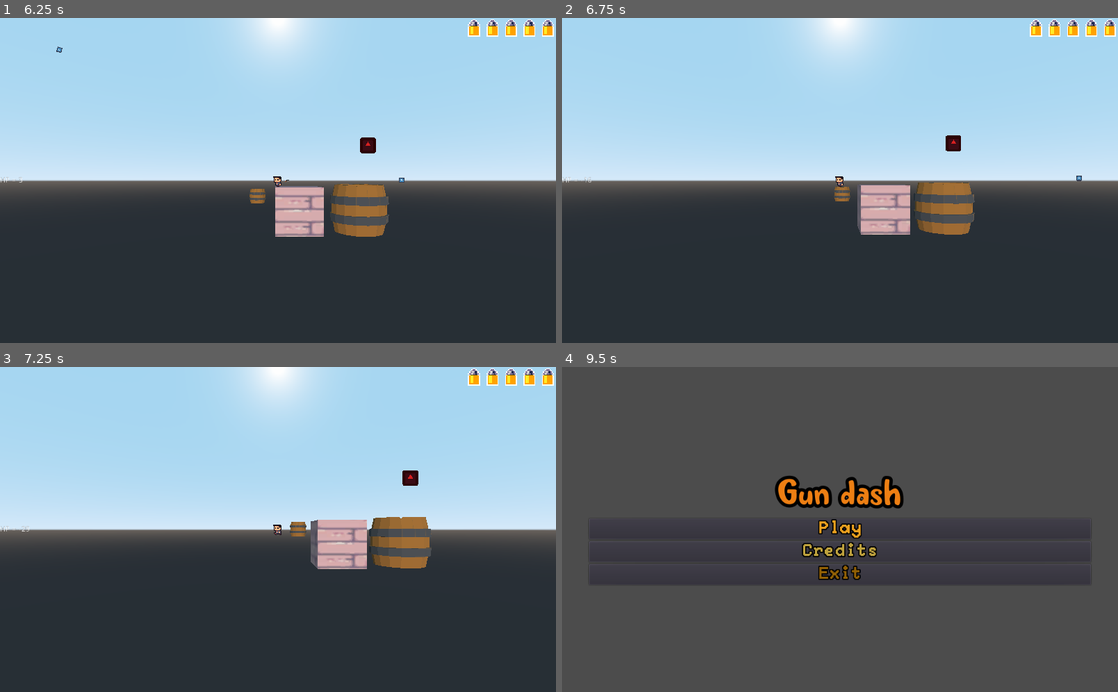
Above: before the commit, frames 1-4 (two rows, left to right).
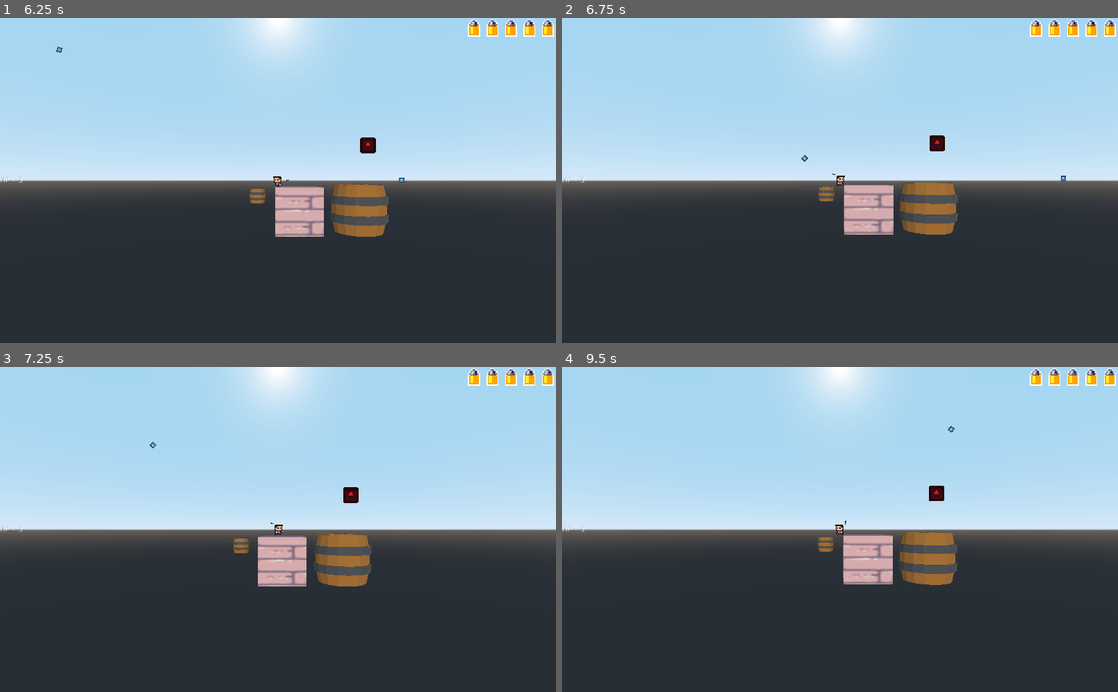
Above: after the commit, the same moments.

Repository: malva28/gun_dash_game
Game: Godot game, scene res://scenes/ui/main_menu.tscn
The game is run twice, just before and just after one commit, with the same random seed, the same clock (stepped at 60 frames per second) and the same inputs. The engine's default icon, where the game draws it, is replaced by a stand-in: a white triangle on a blue panel in a dark square.
Inputs (mouse positions are in pixels of both pictures, inside the frame that each line leads up to):
- Up to frame 1 (6.25 s): click "Play" at 0.5 s; move the mouse to (400, 164) at 1.27 s; hold D (move_right) 1.28-2.03 s; click (400, 164) at 1.35 s; tap Space (jump) at 1.52, 2.27, 3.77, 4.52, 5.27 s; move the mouse to (166, 196) at 2.02 s; hold A (move_left) 2.03-2.78 s; click (166, 196) at 2.1 s; move the mouse to (333, 109) at 2.77 s; hold D (move_right) 2.78-4.28 s; click (333, 109) at 2.85 s; move the mouse to (250, 245) at 3.52 s; click (250, 245) at 3.6 s; move the mouse to (444, 229) at 4.27 s; hold A (move_left) from 4.28 s (still down); click (444, 229) at 4.35 s; move the mouse to (111, 131) at 5.02 s; click (111, 131) at 5.1 s; move the mouse to (305, 180) at 5.77 s; click (305, 180) at 5.85 s
- Up to frame 2 (6.75 s): move the mouse to (756, 99) at 6.52 s; release A (move_left) at 6.53 s; hold D (move_right) from 6.53 s (still down); click (756, 99) at 6.6 s
- Up to frame 3 (7.25 s): keep holding D (move_right); tap Space (jump) at 6.77 s
- Up to frame 4 (9.5 s): move the mouse to (962, 513) at 7.27 s; click (962, 513) at 7.35 s; tap Space (jump) at 7.52, 8.27 s; move the mouse to (728, 545) at 8.02 s; click (728, 545) at 8.1 s; move the mouse to (895, 458) at 8.77 s; release D (move_right) at 8.78 s; hold A (move_left) from 8.78 s (still down); click (895, 458) at 8.85 s

Frame 1 is identical in both runs. In frame 2, 2.5% of the frame differs, in the area x 3-94%, y 36-67%; in frame 3, 5.2%; in frame 4, 88%, in the area x 0-100%, y 0-100%.
Error before the commit: Attempt to call function 'queue_free' in base 'null instance' on a null instance. (res://scenes/main_chara.gd:159)

Commit message:
not working spikes!!

Diff:
--- a/scenes/main_chara.gd
+++ b/scenes/main_chara.gd
@@ -85,12 +85,14 @@
 
 
 	### SI CAE EN UN SPIKE POR ENCIMA RECIBE DAÑO
-	for i in get_slide_count():
-		var collision_info = get_slide_collision(i)
-		if collision_info.collider.has_method("get_collision_layer"):
-			var layer = collision_info.collider.get_collision_layer()
-			if layer == 33 and collision_info.normal.y > 0:
-				take_damage()
+#	for i in get_slide_count():
+#		var collision_info = get_slide_collision(i)
+#		if collision_info.collider.has_method("get_collision_layer"):
+#			var layer = collision_info.collider.get_collision_layer()
+#			if layer == 33 and collision_info.normal.y > 0:
+#				print(layer)
+#				print(collision_info.normal.y)
+#				hud.hp -= 1
 
 
 	### SI ESTA EN EL SUELO, RECARGA
